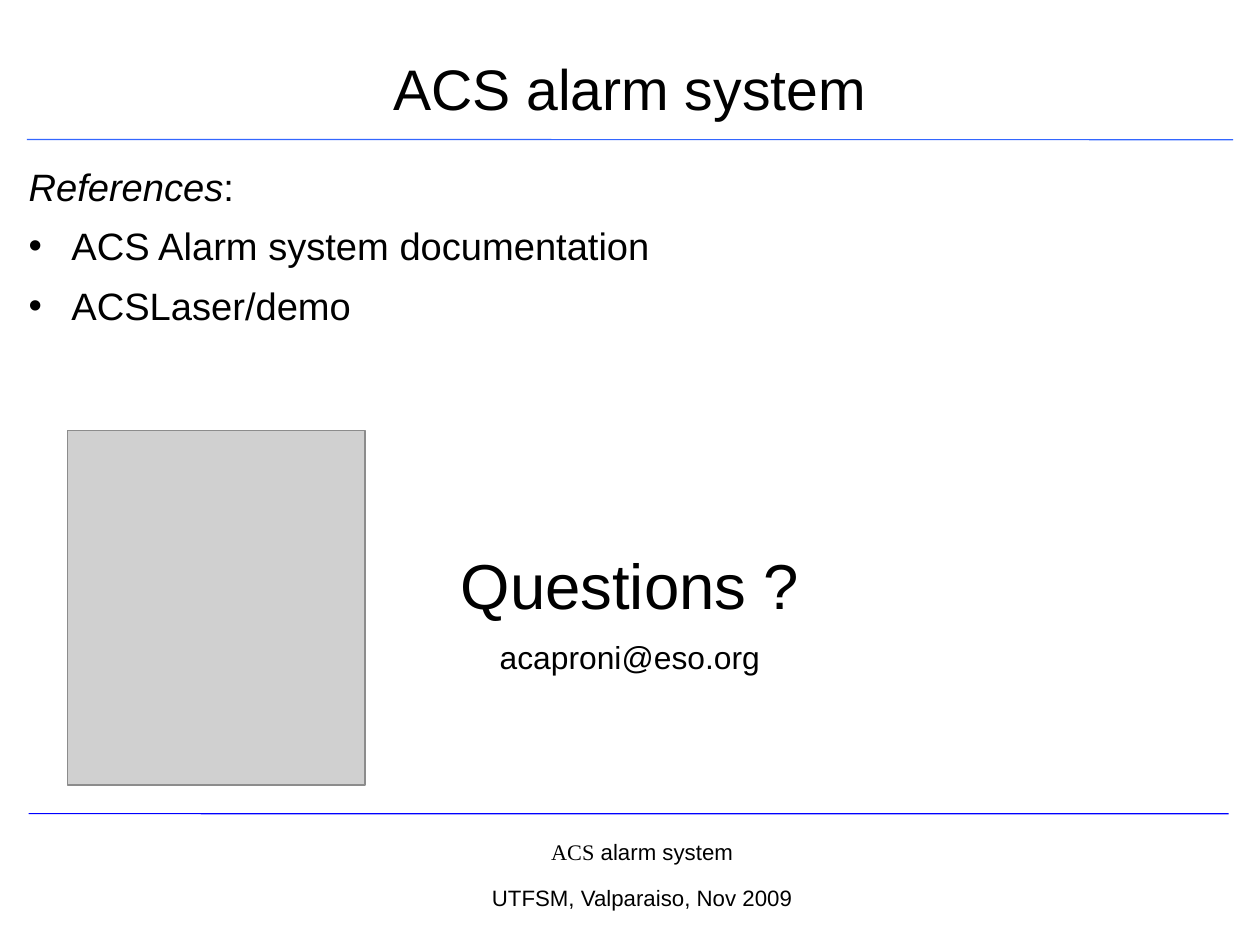
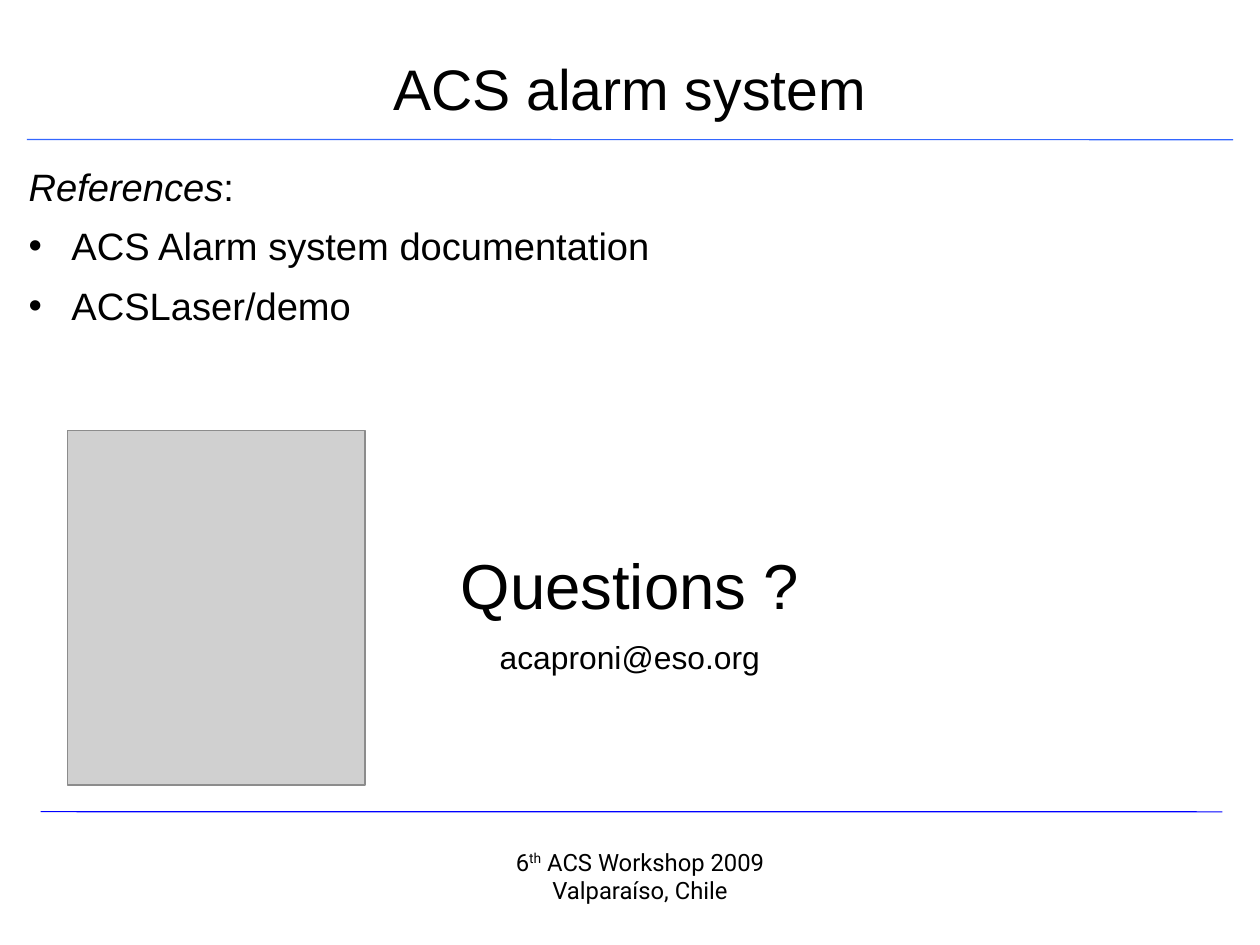
Before and after one commit to ACS-Community/ACS, a slide deck: slide 20 of Documents/ACS-Course/AlarmSystem_Intro.ppt (slide 19 before the commit). Drawn at 1260x945 pixels with LibreOffice and Linux fonts; fonts in the diff are those of the drawing; grey boxes stand for pictures; background and template pictures are left out. Boxes give left, top, right and bottom in pixels: in the first picture for what was removed or moved away, otherwise in the second. Text is boxed around its words. In the diff, an @@ line names an element or a change of style, - is before the commit and + after.

```diff
--- a/Documents/ACS-Course/AlarmSystem_Intro.ppt
+++ b/Documents/ACS-Course/AlarmSystem_Intro.ppt
@@ line moved from (29, 814) - (1229, 814) to (41, 812) - (1222, 812) @@
@@ text removed at [492, 844, 791, 911] @@
-ACS alarm system
-UTFSM, Valparaiso, Nov 2009
@@ text added at [547, 853, 764, 904], 15 pt, text #000000 @@
+6th ACS Workshop 2009
+Valparaíso, Chile
```
Also in this commit, not shown: 18 other slides changed, 1 slide added, 1 other file.
